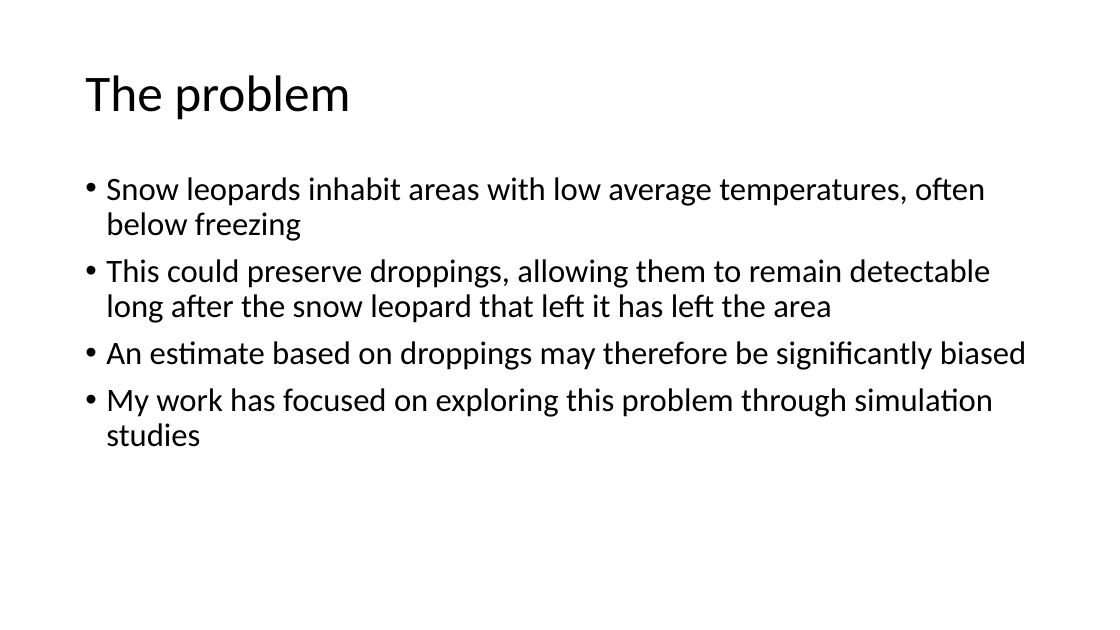
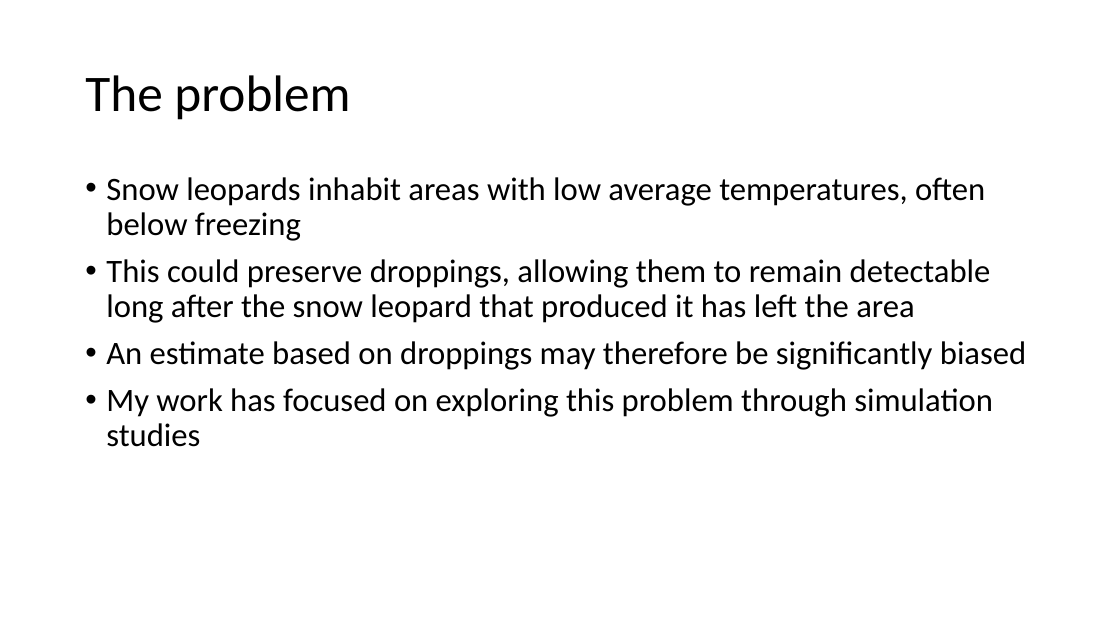
Before and after one commit to thomasmcf/dissertation, a slide deck: slide 7 of presentation.pptx. Drawn at 1120x630 pixels with LibreOffice and Linux fonts; fonts in the diff are those of the drawing. Boxes give left, top, right and bottom in pixels: in the first picture for what was removed or moved away, otherwise in the second. Text is boxed around its words. In the diff, an @@ line names an element or a change of style, - is before the commit and + after.

Commit message:
Updated slides

```diff
--- a/presentation.pptx
+++ b/presentation.pptx
@@ text at box(106, 259, 991, 323): text changed @@
-• This could preserve droppings, allowing them to remain detectable long after the snow leopard that left it has left the area
+• This could preserve droppings, allowing them to remain detectable long after the snow leopard that produced it has left the area
```
Also in this commit, not shown: 5 other slides changed, 3 slides added, 1 slide removed.
